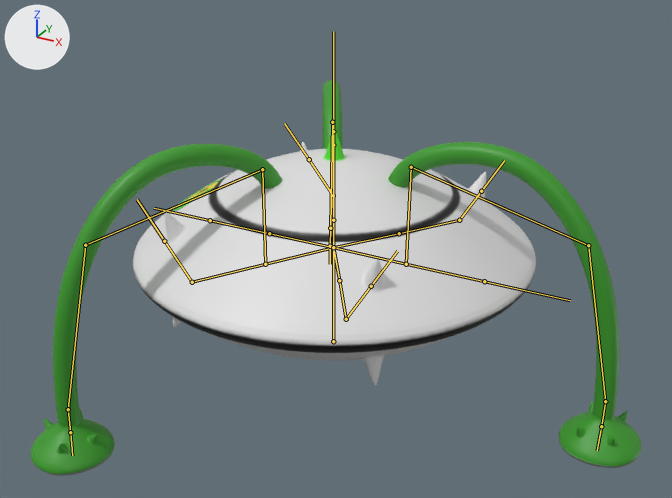
An edit to the FBX model Underground/Assets/Resources/Creatures/ferrothorn2.fbx, drawn before and after from the same camera.
One viewpoint serves both versions: a 50 mm camera at (1.93, -3.49, 1.74) aimed at (0.02, -0.02, 0.01). Lighting does not change. The marker at upper left points along +X, +Y and +Z. The bones that bend it are drawn over the model as lines.

In view in the first picture: 'Base', 'Leg 1', 'Leg 2', 'Leg 3'.
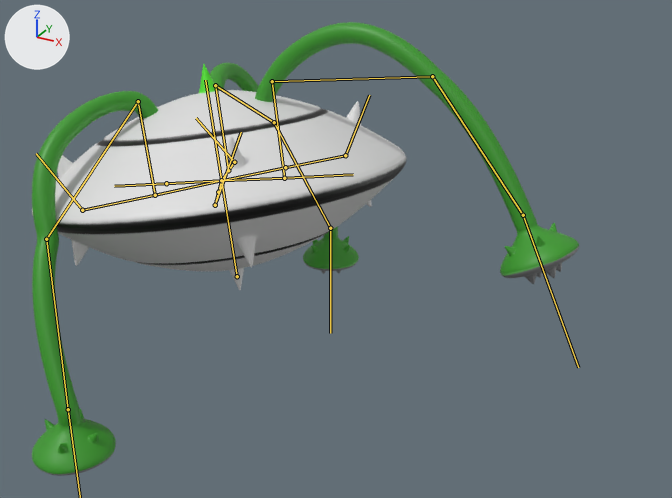
The newer file adds an action. The first version stands in its rest pose; the second is drawn at frame 35 of the action 'Armature|Attack1'.

Pixel boxes [x1, y1, x2, y2] of what changed, in the pictures (672 x 498 px):
'Base', posed (7% narrower, 12% shorter)
    before: [133, 128, 536, 386]
    after: [32, 64, 407, 290]
'Leg 1', posed (27% wider, 20% shorter)
    before: [388, 142, 642, 468]
    after: [255, 22, 579, 284]
'Leg 2', posed (50% narrower, 16% taller)
    before: [30, 144, 282, 476]
    after: [32, 91, 158, 476]
'Leg 3', posed
    before: [322, 80, 343, 149]
    after: [210, 63, 359, 274]
bone 'Bone', root to tip
    before: (333, 341) to (333, 247)
    after: (237, 276) to (221, 180)
bone 'Bone.022', root to tip
    before: (411, 167) to (588, 245)
    after: (272, 81) to (432, 76)
bone 'Bone.013', root to tip
    before: (588, 245) to (605, 401)
    after: (432, 76) to (523, 215)
bone 'Bone.018', root to tip
    before: (262, 169) to (85, 245)
    after: (138, 101) to (46, 239)
bone 'Bone.019', root to tip
    before: (85, 245) to (68, 409)
    after: (46, 239) to (68, 409)
bone 'Bone.021', root to tip
    before: (333, 131) to (332, 122)
    after: (215, 85) to (274, 122)
bone 'Bone.016', root to tip
    before: (332, 122) to (330, 228)
    after: (274, 122) to (330, 228)
bone 'Bone.017', root to tip
    before: (330, 228) to (330, 246)
    after: (330, 228) to (330, 333)

The change in detail:
Bone 'Bone' (bone_bone) moves from (0.0, 0.0, 0.0) to (-1.183, 0.391, -0.097).
Bone 'Bone' (bone_bone) turns from (0, 0, 0) to (-6, 2, 11) degrees about its own x, y and z.
Bone 'Bone.022' (bone_bone_022) turns from (0, 0, 0) to (11, 0, -1) degrees about its own x, y and z.
Bone 'Bone.013' (bone_bone_013) turns from (0, 0, 0) to (6, 0, -1) degrees about its own x, y and z.
Bone 'Bone.018' (bone_bone_018) turns from (0, 0, 0) to (-23, 10, 19) degrees about its own x, y and z.
Bone 'Bone.019' (bone_bone_019) turns from (0, 0, 0) to (-13, -1, -25) degrees about its own x, y and z.
Bone 'Bone.020' (bone_bone_020) turns from (0, 0, 0) to (-24, 13, 14) degrees about its own x, y and z.
Bone 'Bone.021' (bone_bone_021) turns from (0, 0, 0) to (-5, -10, -18) degrees about its own x, y and z.
Bone 'Bone.016' (bone_bone_016) turns from (0, 0, 0) to (8, 0, -9) degrees about its own x, y and z.
Bone 'Bone.017' (bone_bone_017) turns from (0, 0, 0) to (-28, -5, 32) degrees about its own x, y and z.
